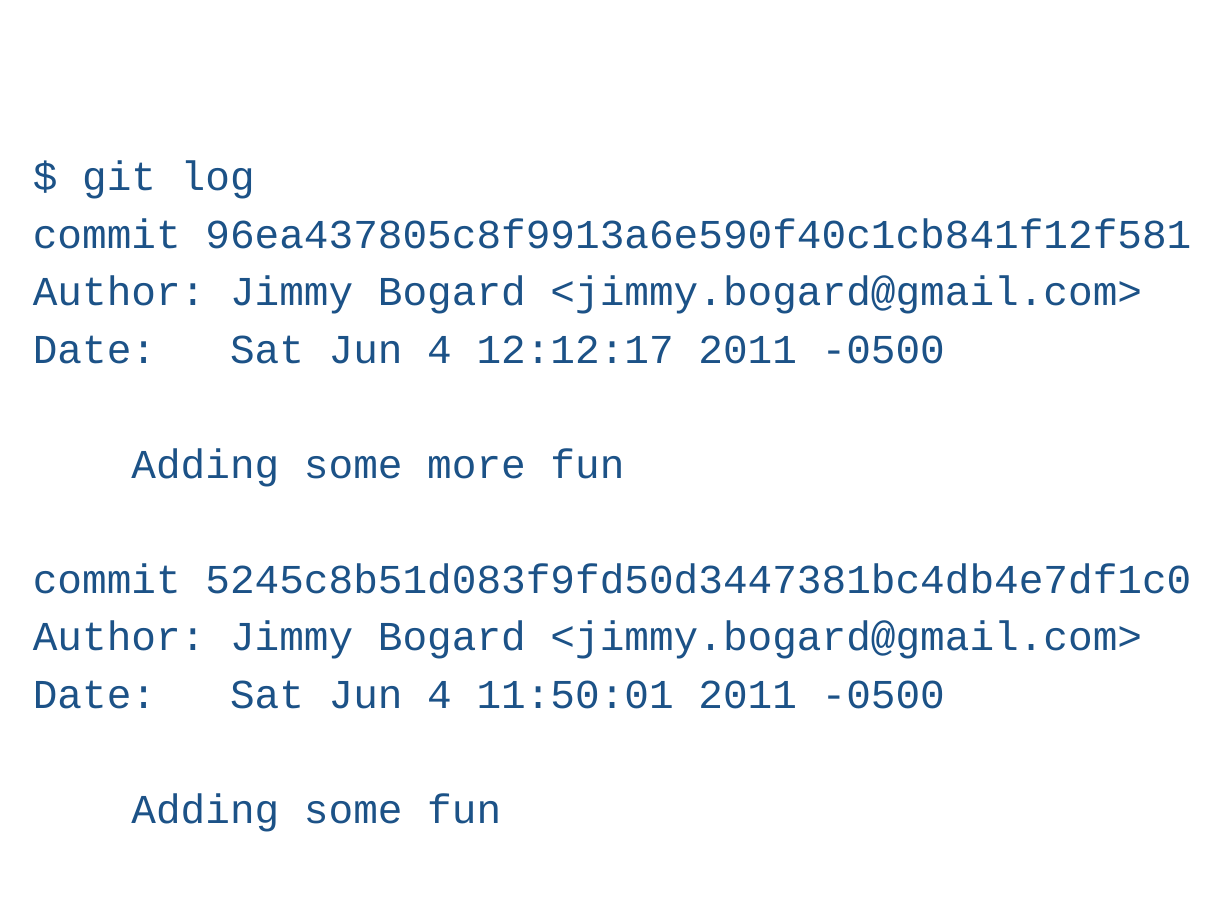
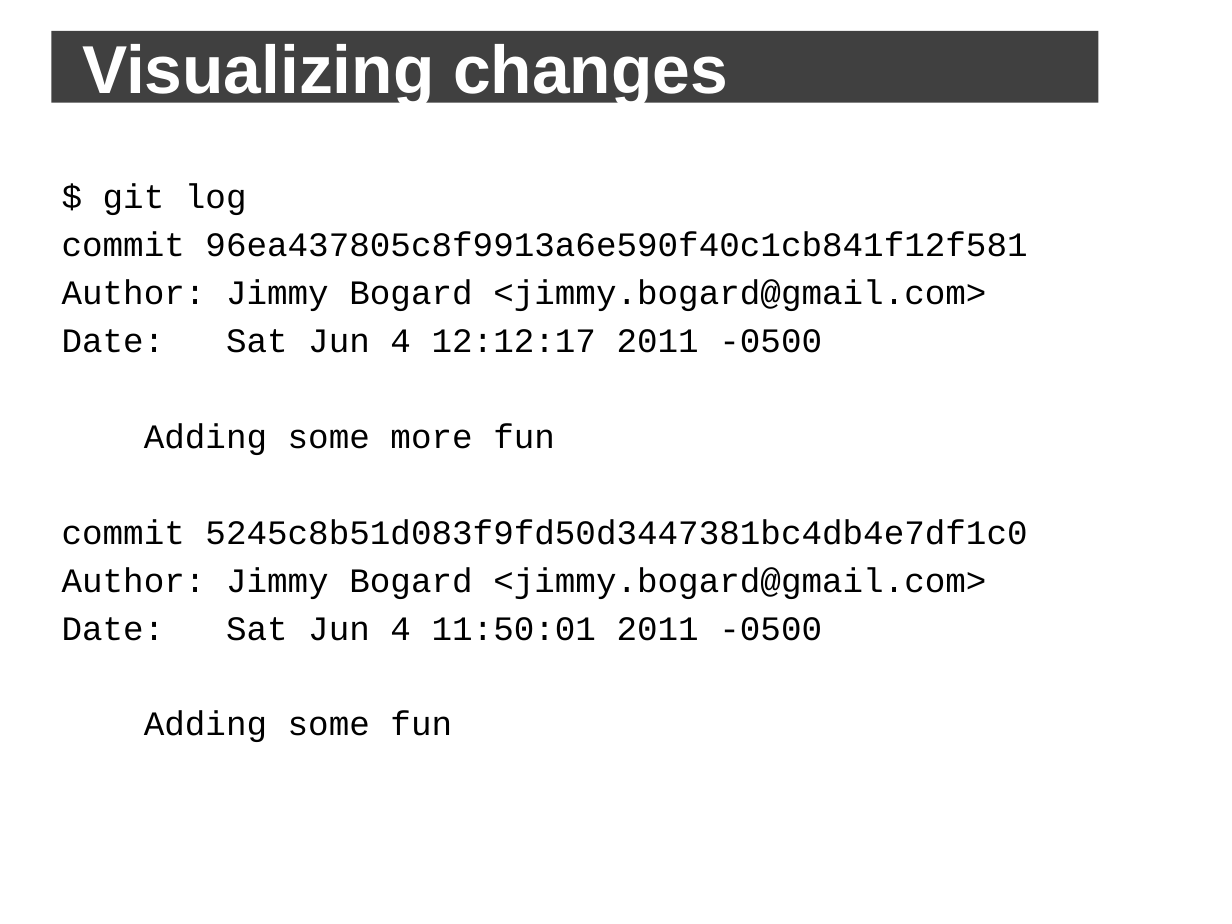
Before and after one commit to jbogard/presentations, a slide deck: slide 36 of GitDemystified/Git Demystified.pptx (slide 38 before the commit). Drawn at 1232x924 pixels with LibreOffice and Linux fonts; fonts in the diff are those of the drawing; background and template pictures are left out. Boxes give left, top, right and bottom in pixels: in the first picture for what was removed or moved away, otherwise in the second. Text is boxed around its words. In the diff, an @@ line names an element or a change of style, - is before the commit and + after.

```diff
--- a/GitDemystified/Git Demystified.pptx
+++ b/GitDemystified/Git Demystified.pptx
@@ title "Visualizing changes" at box(52, 31, 1099, 102): size 28.8 to 39.6 pt, bold on; fill none to #000000 at 75% opacity @@
@@ text "$ git log": place and size @@
-text "$ git log" at box(33, 161, 1191, 832)
+text "$ git log" at box(62, 183, 1027, 742)
@@ text "$ git log" at box(62, 183, 1027, 742): size 24 to 20 pt, text colour #1C5287 to #000000 @@
```
Also in this commit, not shown: 68 other slides changed, 2 slides removed.
